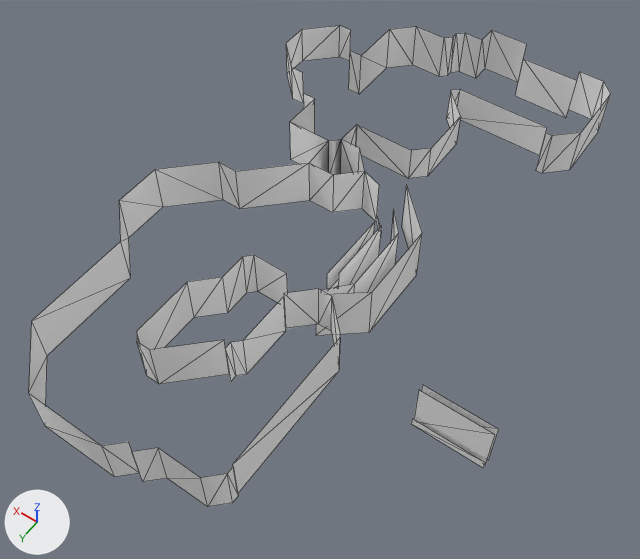
Renders of the glTF model Models/level-6-tree-wall.glb from each side of a commit.
Camera for both pictures: a camera (50 mm lens) standing at (-131.0, 176.0, 334.0) and looking at (16.0, -29.0, 11.0). The axes (+X, +Y, +Z) are drawn at lower left. The lights are the same throughout. The picture after the commit comes second. Mesh edges are drawn as thin lines. Vertices at exactly the same position are counted once.

The first picture shows 'level-6-tree-wall'.
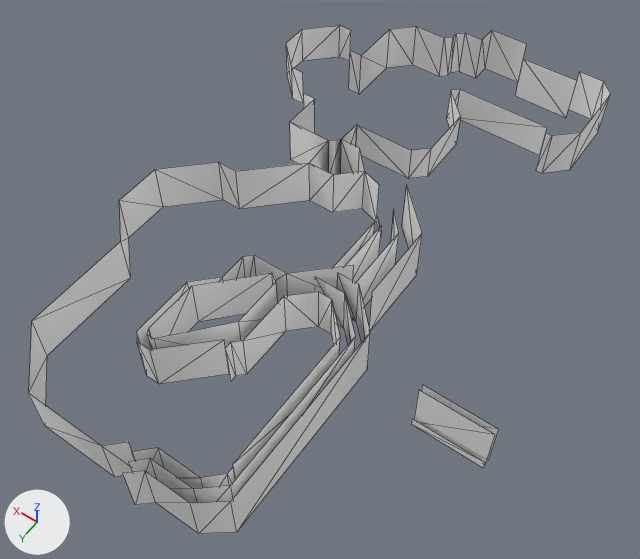
Commit message: working on level 6

Patch to the scene script:
```diff
--- a/Models/level-6-tree-wall.glb.py
+++ b/Models/level-6-tree-wall.glb.py
@@ me_level_6_tree_wall @@
 # used by ob_level_6_tree_wall; location = (0.0, 0.0, 0.0)
-me_level_6_tree_wall.from_pydata(...)  # 196 vertices, 160 faces; spans x -90.0..105.0, y -206.0..98.0, z -6.0..50.0
+me_level_6_tree_wall.from_pydata(...)  # 230 vertices, 194 faces; spans x -90.0..105.0, y -206.0..100.0, z -6.0..50.0
+# me_level_6_tree_wall part 1: a new loose piece of 14 vertices spanning x -22.0..15.0, y -16.0..95.0, z 5.0..31.0, in mat_defaultmaterial
+# me_level_6_tree_wall part 2: a new loose piece of 14 vertices spanning x -27.0..12.0, y -23.0..100.0, z 5.0..33.0, in mat_defaultmaterial
+# me_level_6_tree_wall part 3: a new loose piece of 14 vertices spanning x 18.0..45.0, y -3.0..52.0, z 12.0..38.0, in mat_defaultmaterial
+# me_level_6_tree_wall part 4
+# 6 vertices are removed from x 6.0..21.0, y -18.0..-4.0, z -6.0..25.0
+# 6 faces are deleted
+# 6 vertices are added at (-4.0, -10.0, 5.0), (4.0, -10.0, 5.0), (-3.0, -28.0, 11.0), (-4.0, -10.0, 31.0), (4.0, -10.0, 31.0), (-3.0, -28.0, 37.0)
+# 8 new faces join them
+# other edits to the shape of me_level_6_tree_wall do not show in these pictures
 me_level_6_tree_wall.materials.append(mat_defaultmaterial)
```

Changed parts and their boxes (x1, y1, x2, y2) in the pictures (640 x 559 px; the box of a moved part takes in the faces that stretch with it):
'level-6-tree-wall', reshaped
    before: (29, 26, 611, 507)
    after: (29, 26, 611, 534)
part 1 of me_level_6_tree_wall, added
    after: (129, 278, 355, 503)
part 2 of me_level_6_tree_wall, added
    after: (123, 273, 370, 534)
part 3 of me_level_6_tree_wall, added
    after: (147, 273, 277, 350)
part 4 of me_level_6_tree_wall, moved or reshaped
    before: (316, 284, 372, 335)
    after: (284, 265, 354, 345)
